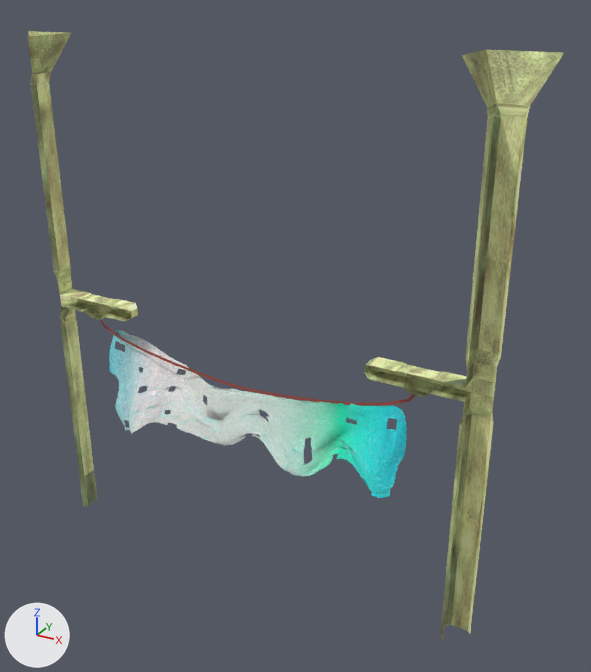
Before and after pictures for a commit that changed the glTF model game/models/scenery_block_3.glb.
One viewpoint serves both versions: a 50 mm lens placed at (10.23, -15.84, 13.7), pointed at (1.18, 0.62, 5.47). Lighting does not change. The marker at lower left points along +X, +Y and +Z. Vertices at the same position are counted once.

Names of what the first picture shows: 'Flag', 'Line', 'SceneryBlock3'.
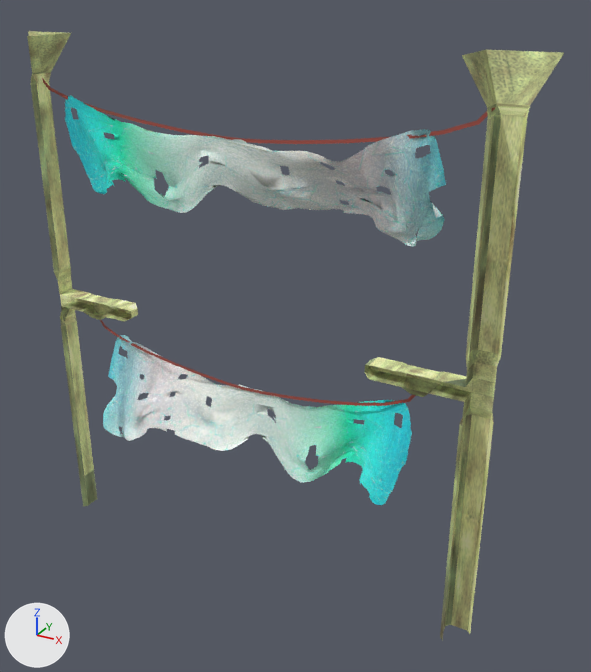
Commit message: new scenery + resolution changing

What the commit changed:
me_plane_001 is used by ob_flag; parent ob_sceneryblock3; location (0.0, 0.0, 0.0).
me_plane_001 had 1222 vertices, 2089 faces and spanned x -4.45..4.51, y -0.7..0.48, z 1.88..4.76.
me_plane_001 now has 1222 vertices, 2089 faces and spans x -4.31..4.65, y -0.9..0.47, z 1.77..4.73.
me_plane_001 part 1: 1222 of 1222 vertices moved; they spanned x -4.45..4.51, y -0.7..0.48, z 1.88..4.76 and now span x -4.31..4.65, y -0.9..0.47, z 1.77..4.73; mean shift (0.1, -0.05, -0.08); largest move (-4.19, -0.14, 2.07) -> (-4.1, -0.9, 2.15).
Object 'Flag.001' (ob_flag_001) is new; it shows me_plane_001.
Its parent is ob_line_001.
Its location is (0.0, 0.0, 0.313).
Its rotation in degrees is (0, 0, -180).
Its scale is (0.919, 0.919, 0.919).
Object 'Line.001' (ob_line_001) is new; it shows me_beziercurve.
Its parent is ob_sceneryblock3.
Its location is (0.0, 0.0, 6.33).
Its scale is (1.23, 1.0, 1.0).

Location of each change, [x1, y1, x2, y2] in pixels of the pictures (591 x 672 px; the box of a moved part takes in the faces that stretch with it):
'Flag.001', added
    after: [65, 95, 446, 246]
'Flag', reshaped
    before: [109, 330, 406, 498]
    after: [103, 335, 412, 505]
'Line.001', added (brown)
    after: [42, 78, 495, 144]
part 1 of me_plane_001, moved or reshaped
    before: [109, 330, 406, 498]
    after: [65, 95, 446, 505]
